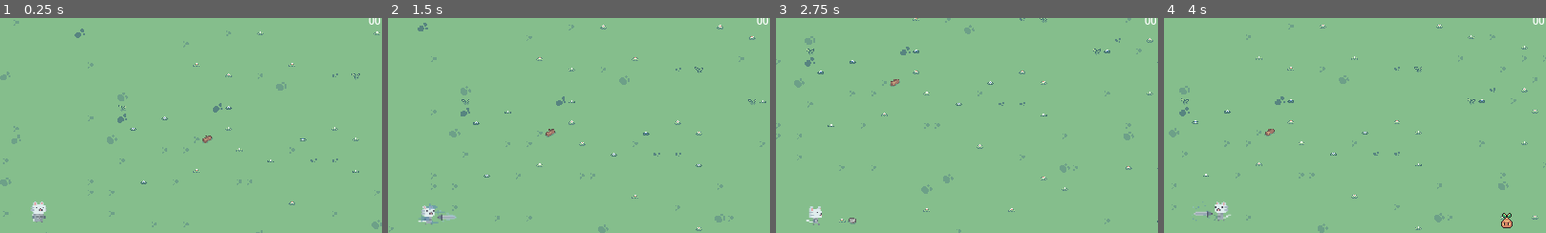
Above: before the commit, frames 1-4 (left to right).
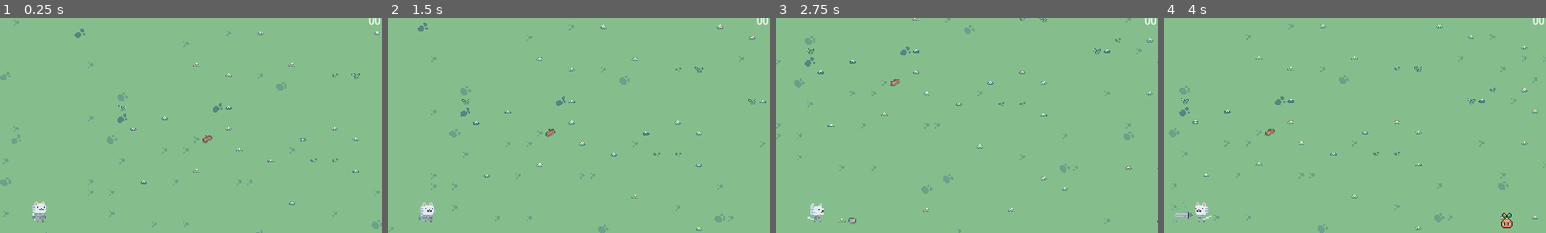
Above: after the commit, the same moments.

Repository: nesouro/cat-attack
Game: Godot game, scene res://scenes/main.tscn
The game is run twice, just before and just after one commit, with the same random seed, the same clock (stepped at 60 frames per second) and the same inputs.
Inputs (mouse positions are % of the whole screen's width and height, from its top left):
- Up to frame 1 (0.25 s): no input
- Up to frame 2 (1.5 s): move the mouse to (72, 45) at 0.52 s; hold Right (move_right) 0.53-1.28 s; click (72, 45) at 0.6 s; move the mouse to (30, 55) at 1.27 s; hold Down (move_down) from 1.28 s (still down); click (30, 55) at 1.35 s
- Up to frame 3 (2.75 s): move the mouse to (60, 28) at 2.02 s; release Down (move_down) at 2.03 s; hold Right (move_right) from 2.03 s (still down); click (60, 28) at 2.1 s
- Up to frame 4 (4 s): move the mouse to (45, 70) at 2.77 s; release Right (move_right) at 2.78 s; hold Up (move_up) 2.78-3.53 s; click (45, 70) at 2.85 s; move the mouse to (80, 65) at 3.52 s; hold Left (move_left) from 3.53 s (still down); click (80, 65) at 3.6 s
The pictures show only the part of the screen within x 45-95%, y 4-54%; the shares and areas given below are measured in that part.

The runs differ from the first frame. In frame 1, 0.2% of the frame differs, in the area x 8-13%, y 85-96%; in frame 2, 0.4%; in frame 3, 0.2%; in frame 4, 0.6%, in the area x 2-18%, y 85-96%.

Commit message:
[fix]: cat spritesheet

Diff:
--- a/player/player.tscn
+++ b/player/player.tscn
@@ -1,7 +1,7 @@
 [gd_scene load_steps=12 format=3 uid="uid://ch7bqpxuhhvks"]
 
 [ext_resource type="Script" path="res://scripts/player.gd" id="1_e5vd8"]
-[ext_resource type="Texture2D" uid="uid://crtm54riws02i" path="res://assets/character/Cats@2x.png" id="1_ofbfu"]
+[ext_resource type="Texture2D" uid="uid://exluqqvhjkvj" path="res://assets/character/Meow_Knight-Sheet.png" id="2_t0atl"]
 
 [sub_resource type="CapsuleShape2D" id="CapsuleShape2D_652gp"]
 
@@ -22,32 +22,32 @@
 
 [sub_resource type="Animation" id="Animation_3p3ga"]
 resource_name = "attack"
-length = 0.6
-tracks/0/type = "value"
+length = 0.64
+tracks/0/type = "method"
 tracks/0/imported = false
 tracks/0/enabled = true
-tracks/0/path = NodePath("Sprite2D:frame_coords")
+tracks/0/path = NodePath(".")
 tracks/0/interp = 1
 tracks/0/loop_wrap = true
 tracks/0/keys = {
-"times": PackedFloat32Array(0, 0.1, 0.2, 0.3, 0.4, 0.5),
-"transitions": PackedFloat32Array(1, 1, 1, 1, 1, 1),
-"update": 1,
-"values": [Vector2i(1, 0), Vector2i(1, 1), Vector2i(1, 2), Vector2i(1, 3), Vector2i(1, 4), Vector2i(1, 5)]
-}
-tracks/1/type = "method"
-tracks/1/imported = false
-tracks/1/enabled = true
-tracks/1/path = NodePath(".")
-tracks/1/interp = 1
-tracks/1/loop_wrap = true
-tracks/1/keys = {
-"times": PackedFloat32Array(0.1),
+"times": PackedFloat32Array(0.3),
 "transitions": PackedFloat32Array(1),
 "values": [{
 "args": [],
 "method": &"deal_damage"
 }]
+}
+tracks/1/type = "value"
+tracks/1/imported = false
+tracks/1/enabled = true
+tracks/1/path = NodePath("Sprite2D:frame_coords")
+tracks/1/interp = 1
+tracks/1/loop_wrap = true
+tracks/1/keys = {
+"times": PackedFloat32Array(0, 0.1, 0.2, 0.3, 0.4, 0.5, 0.6),
+"transitions": PackedFloat32Array(1, 1, 1, 1, 1, 1, 1),
+"update": 1,
+"values": [Vector2i(9, 3), Vector2i(8, 3), Vector2i(7, 3), Vector2i(6, 3), Vector2i(5, 3), Vector2i(4, 3), Vector2i(8, 3)]
 }
 
 [sub_resource type="Animation" id="Animation_7k15a"]
@@ -61,10 +61,10 @@
 tracks/0/interp = 1
 tracks/0/loop_wrap = true
 tracks/0/keys = {
-"times": PackedFloat32Array(0, 0.1, 0.2, 0.3, 0.4, 0.5),
-"transitions": PackedFloat32Array(1, 1, 1, 1, 1, 1),
+"times": PackedFloat32Array(0, 0.1, 0.2, 0.3, 0.4),
+"transitions": PackedFloat32Array(1, 1, 1, 1, 1),
 "update": 1,
-"values": [Vector2i(2, 0), Vector2i(2, 1), Vector2i(2, 2), Vector2i(2, 3), Vector2i(2, 4), Vector2i(2, 5)]
+"values": [Vector2i(0, 4), Vector2i(1, 4), Vector2i(2, 4), Vector2i(3, 4), Vector2i(4, 4)]
 }
 
 [sub_resource type="Animation" id="Animation_s3gsb"]
@@ -81,12 +81,12 @@
 "times": PackedFloat32Array(0, 0.1, 0.2, 0.3, 0.4, 0.5),
 "transitions": PackedFloat32Array(1, 1, 1, 1, 1, 1),
 "update": 1,
-"values": [Vector2i(0, 0), Vector2i(0, 1), Vector2i(0, 2), Vector2i(0, 3), Vector2i(0, 4), Vector2i(0, 5)]
+"values": [Vector2i(0, 1), Vector2i(1, 1), Vector2i(2, 1), Vector2i(3, 1), Vector2i(4, 1), Vector2i(5, 1)]
 }
 
 [sub_resource type="Animation" id="Animation_nhr2y"]
 resource_name = "run"
-length = 0.5
+length = 0.8
 loop_mode = 1
 tracks/0/type = "value"
 tracks/0/imported = false
@@ -95,10 +95,10 @@
 tracks/0/interp = 1
 tracks/0/loop_wrap = true
 tracks/0/keys = {
-"times": PackedFloat32Array(0, 0.1, 0.2, 0.3, 0.4),
-"transitions": PackedFloat32Array(1, 1, 1, 1, 1),
+"times": PackedFloat32Array(0, 0.1, 0.2, 0.3, 0.4, 0.5, 0.6, 0.7),
+"transitions": PackedFloat32Array(1, 1, 1, 1, 1, 1, 1, 1),
 "update": 1,
-"values": [Vector2i(4, 0), Vector2i(4, 1), Vector2i(4, 2), Vector2i(4, 3), Vector2i(4, 5)]
+"values": [Vector2i(0, 0), Vector2i(1, 0), Vector2i(2, 0), Vector2i(3, 0), Vector2i(4, 0), Vector2i(5, 0), Vector2i(6, 0), Vector2i(7, 0)]
 }
 
 [sub_resource type="AnimationLibrary" id="AnimationLibrary_dhlqi"]
@@ -121,15 +121,16 @@
 script = ExtResource("1_e5vd8")
 
 [node name="CollisionShape2D" type="CollisionShape2D" parent="."]
-position = Vector2(1, -6)
+position = Vector2(1, -7)
 shape = SubResource("CapsuleShape2D_652gp")
 debug_color = Color(0, 0.6, 0.701961, 0.172549)
 
 [node name="Sprite2D" type="Sprite2D" parent="."]
-position = Vector2(16, -5)
-texture = ExtResource("1_ofbfu")
-hframes = 5
-vframes = 6
+position = Vector2(2, -13)
+scale = Vector2(2, 2)
+texture = ExtResource("2_t0atl")
+hframes = 10
+vframes = 10
 
 [node name="AnimationPlayer" type="AnimationPlayer" parent="."]
 libraries = {
@@ -138,6 +139,7 @@
 autoplay = "idle"
 
 [node name="AttackArea" type="Area2D" parent="."]
+position = Vector2(0, -1)
 
 [node name="CollisionShape2D" type="CollisionShape2D" parent="AttackArea"]
 position = Vector2(1, -5)
@@ -145,9 +147,10 @@
 debug_color = Color(0.694118, 0.478431, 0.360784, 0)
 
 [node name="HitboxArea" type="Area2D" parent="."]
+position = Vector2(-1, 1)
 
 [node name="CollisionShape2D" type="CollisionShape2D" parent="HitboxArea"]
-position = Vector2(0, -2)
+position = Vector2(1, -5)
 shape = SubResource("CircleShape2D_p1tnn")
 debug_color = Color(0.331014, 0.0393631, 0.125835, 0)
 
Binary file removed: assets/character/Cats.png
Binary file removed: assets/character/Cats@2x.png
Not shown, removed: assets/character/Cats@2x.png.import
Binary file added: assets/character/Meow_Knight-Sheet.png
Not shown, changed: assets/character/Meow_Knight-Sheet.png.import
